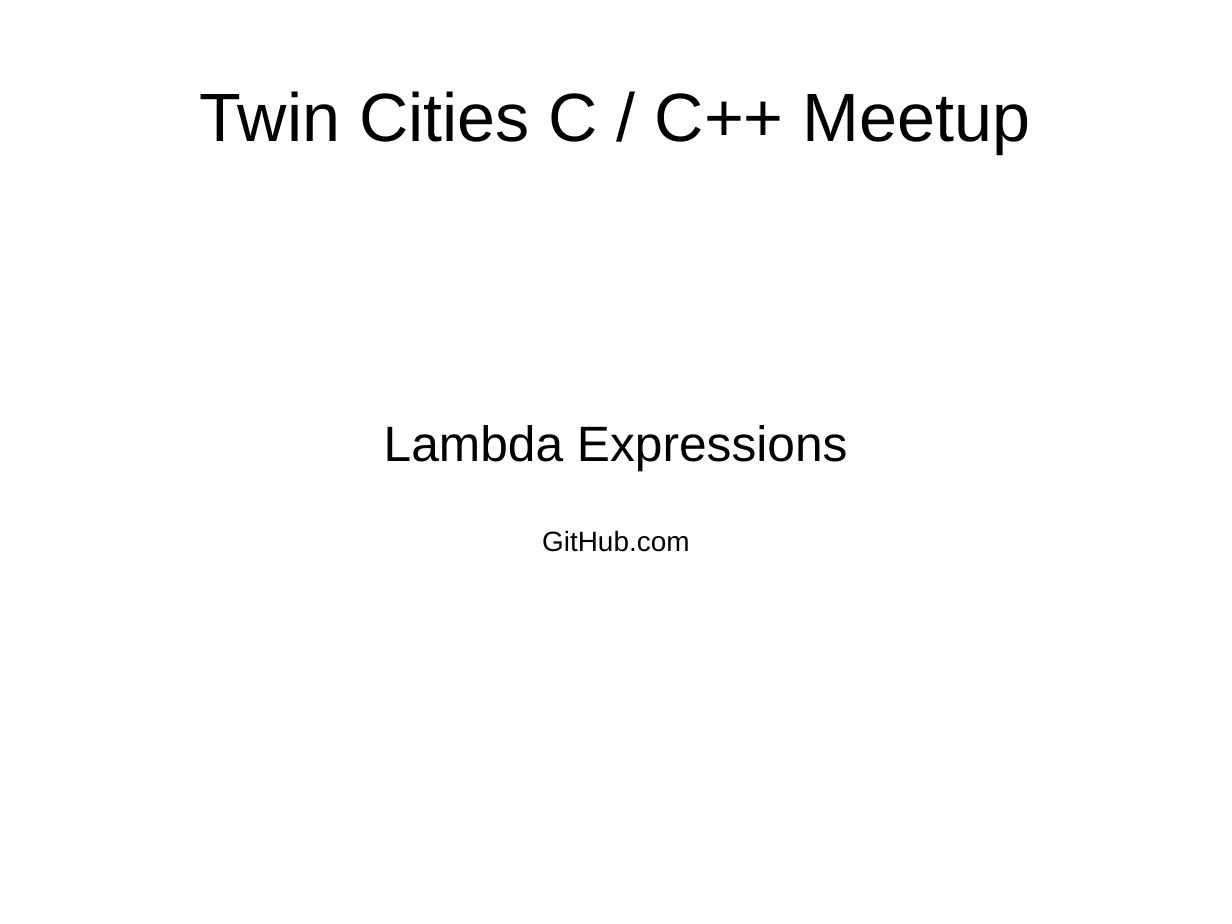
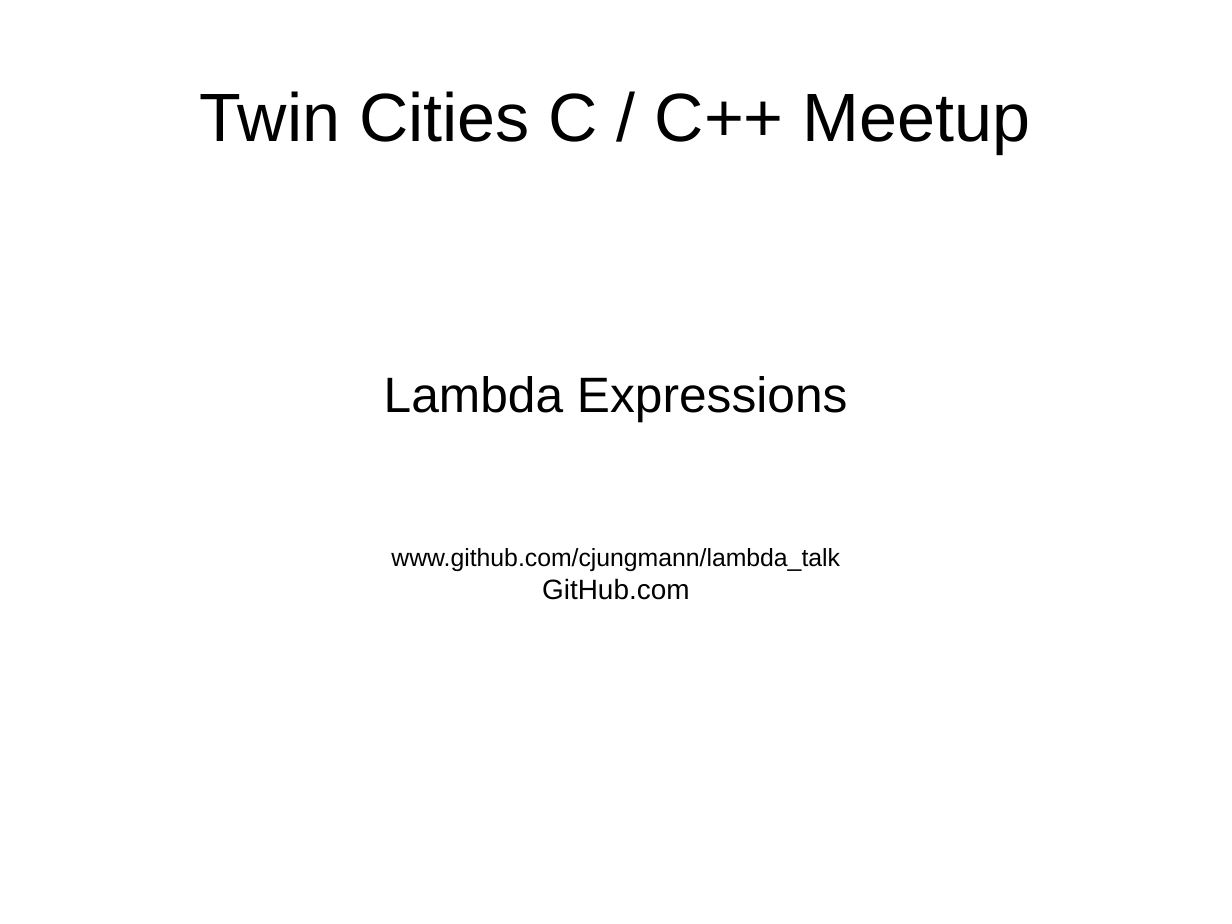
Before and after one commit to cjungmann/lambda_talk, a slide deck: slide 1 of lambda.odp. Drawn at 1232x924 pixels with LibreOffice and Linux fonts; fonts in the diff are those of the drawing. Boxes give left, top, right and bottom in pixels: in the first picture for what was removed or moved away, otherwise in the second. Text is boxed around its words. In the diff, an @@ line names an element or a change of style, - is before the commit and + after.

```diff
--- a/lambda.odp
+++ b/lambda.odp
@@ subtitle at (x1=391, y1=548, x2=840, y2=571): paragraph added @@
+www.github.com/cjungmann/lambda_talk
```
Also in this commit, not shown: 1 other slide changed.
